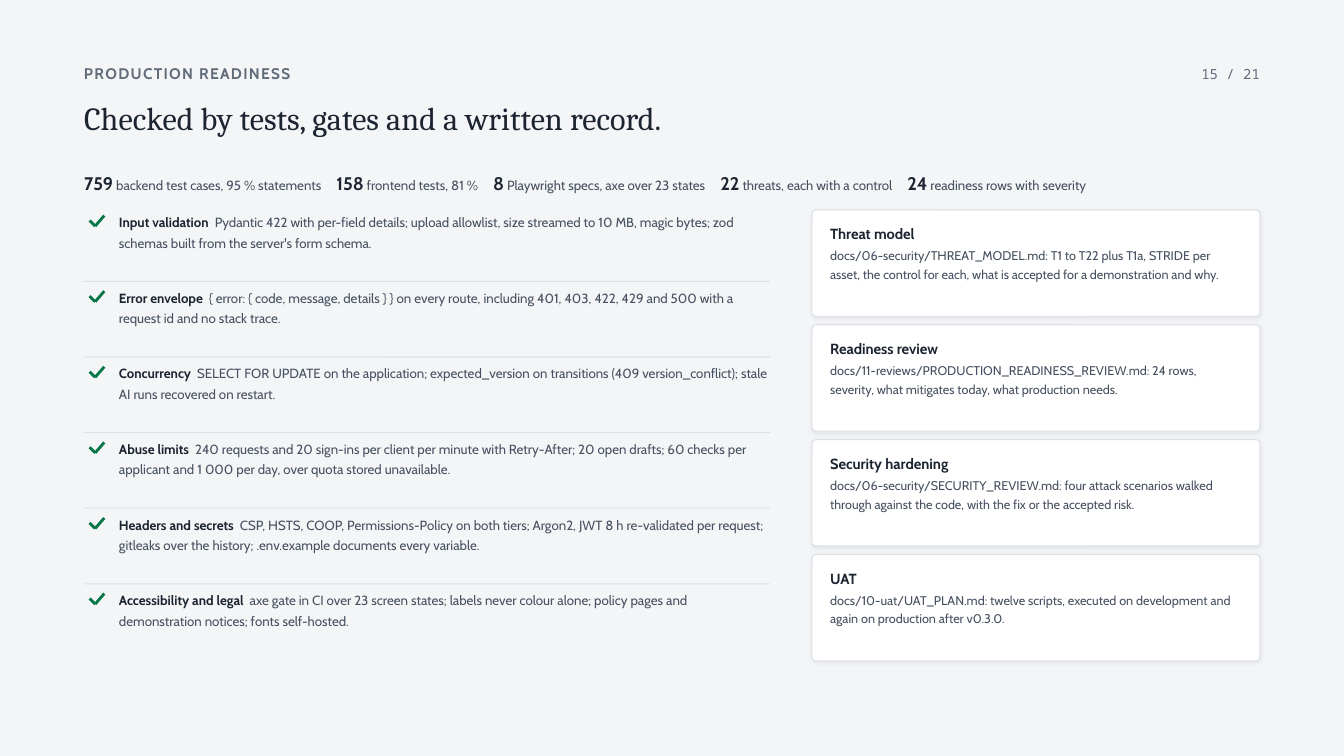
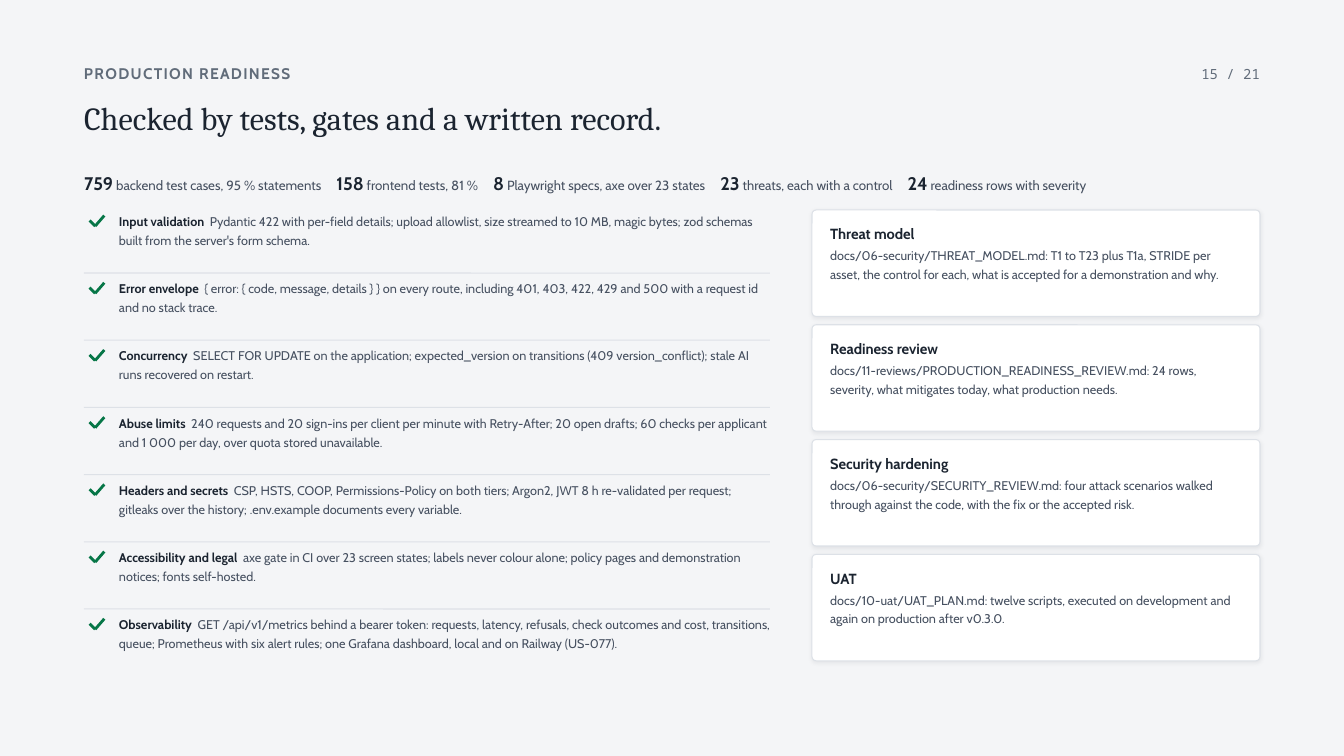
Before and after one commit to SuhaasNv/permitflow, a slide deck: slide 15 of docs/13-debrief/technical-deck/PermitFlow-technical.pptx. Drawn at 1344x756 pixels with LibreOffice and Linux fonts; fonts in the diff are those of the drawing. Boxes give left, top, right and bottom in pixels: in the first picture for what was removed or moved away, otherwise in the second. Text is boxed around its words. In the diff, an @@ line names an element or a change of style, - is before the commit and + after.

Commit message:
docs: observability layer across the documents and decks
Story US-077, ARCHITECTURE module and API row, OPERATIONS section
with the Railway services and the rollback line, THREAT_MODEL T23,
TEST_STRATEGY, SCOPE C9, readiness row 24 as built, README section;
solution-architecture and deployment views regenerated with the
Prometheus and Grafana additions; both decks rebuilt.

```diff
--- a/docs/13-debrief/technical-deck/PermitFlow-technical.pptx
+++ b/docs/13-debrief/technical-deck/PermitFlow-technical.pptx
@@ text at <box>84,177,1087,194</box>: text changed @@
-759 backend test cases, 95 % statements 158 frontend tests, 81 % 8 Playwright specs, axe over 23 states 22 threats, each with a control 24 readiness rows with severity
+759 backend test cases, 95 % statements 158 frontend tests, 81 % 8 Playwright specs, axe over 23 states 23 threats, each with a control 24 readiness rows with severity
@@ text at <box>830,250,1218,282</box>: text changed @@
-docs/06-security/THREAT_MODEL.md: T1 to T22 plus T1a, STRIDE per asset, the control for each, what is accepted for a demonstration and why.
+docs/06-security/THREAT_MODEL.md: T1 to T23 plus T1a, STRIDE per asset, the control for each, what is accepted for a demonstration and why.
@@ 3 lines: place and size @@
-3 lines at <box>84,281,770,301</box>
+3 lines at <box>84,273,770,293</box>
@@ text "Error envelope { error: { ...": place and size @@
-text "Error envelope { error: { ..." at <box>119,293,733,326</box>
+text "Error envelope { error: { ..." at <box>119,283,758,312</box>
@@ 3 lines: place and size @@
-3 lines at <box>84,357,770,377</box>
+3 lines at <box>84,341,770,361</box>
@@ text "Concurrency SELECT FOR UPDATE on ...": place and size @@
-text "Concurrency SELECT FOR UPDATE on ..." at <box>119,368,767,399</box>
+text "Concurrency SELECT FOR UPDATE on ..." at <box>119,350,749,379</box>
@@ 3 lines: place and size @@
-3 lines at <box>84,433,770,453</box>
+3 lines at <box>84,407,770,427</box>
@@ text "Abuse limits 240 requests and ...": place and size @@
-text "Abuse limits 240 requests and ..." at <box>119,444,746,477</box>
+text "Abuse limits 240 requests and ..." at <box>119,418,767,450</box>
@@ text "Headers and secrets CSP, HSTS, ...": place and size @@
-text "Headers and secrets CSP, HSTS, ..." at <box>119,520,763,554</box>
+text "Headers and secrets CSP, HSTS, ..." at <box>119,485,732,517</box>
@@ 3 lines: place and size @@
-3 lines at <box>84,508,770,528</box>
+3 lines at <box>84,475,770,495</box>
@@ line added from (84, 542) to (770, 542), #DDE1E7 0.75 pt @@
@@ line added from (90, 557) to (95, 563), #067647 2 pt @@
@@ line added from (95, 563) to (104, 552), #067647 2 pt @@
@@ size 9.5 to 9 pt; line spacing 1.28 to 1.26 in 6 elements at <box>119,216,753,245</box>, <box>119,283,758,312</box>, <box>119,350,749,379</box>, <box>119,418,767,450</box>, <box>119,485,732,517</box>, <box>119,552,741,582</box> @@
@@ text "Accessibility and legal axe gate ...": place and size @@
-text "Accessibility and legal axe gate ..." at <box>119,595,687,627</box>
+text "Accessibility and legal axe gate ..." at <box>119,552,741,582</box>
@@ 3 lines: place and size @@
-3 lines at <box>84,584,770,604</box>
+3 lines at <box>84,609,770,629</box>
@@ text added at <box>119,619,770,651</box>, 9 pt, text #465060 @@
+Observability GET /api/v1/metrics behind a bearer token: requests, latency, refusals, check outcomes and cost, transitions, queue; Prometheus with six alert rules; one Grafana dashboard, local and on Railway (US-077).
```
Also in this commit, not shown: 1 other slide changed, 21 other files.
